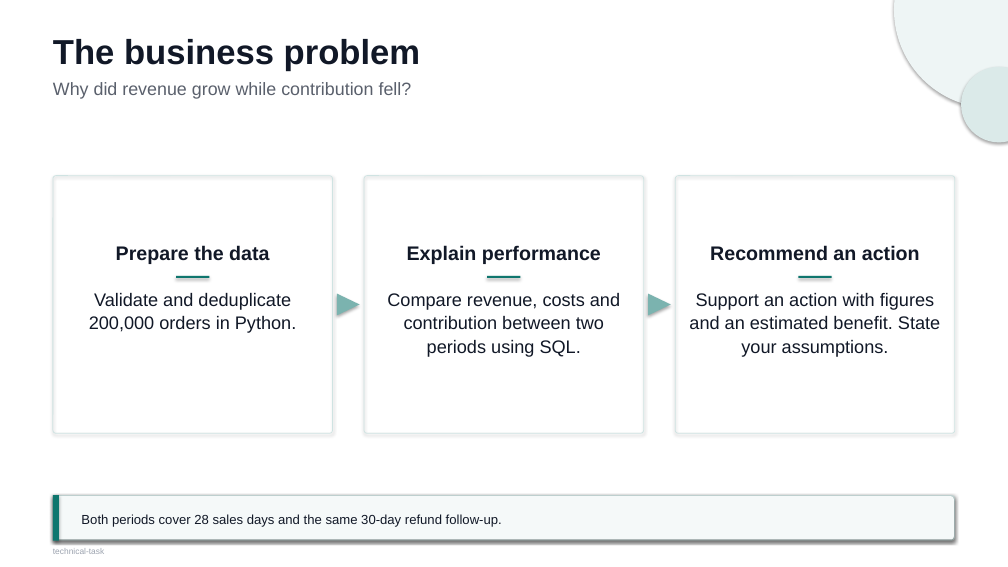
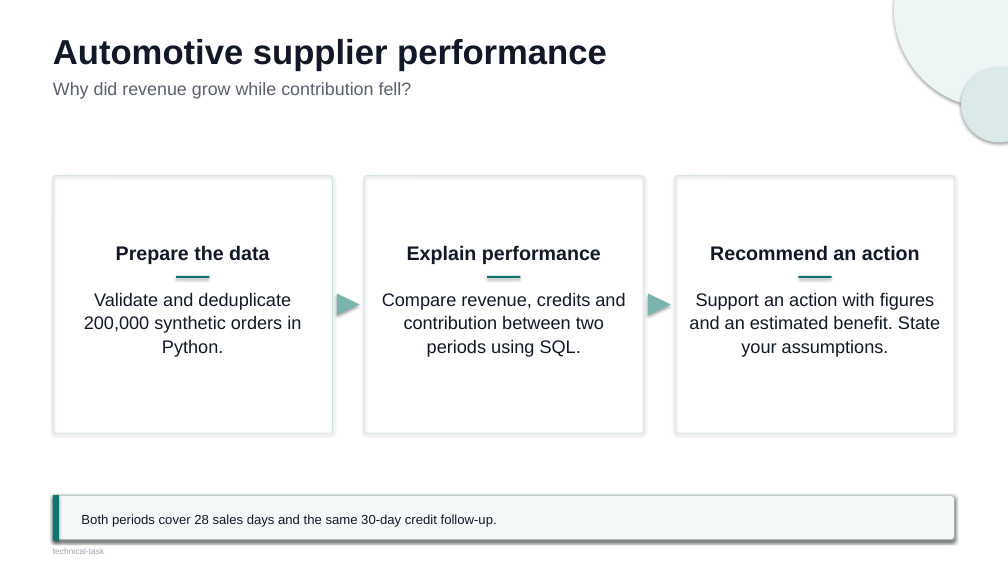
Before and after one commit to Jasonada13/ai-solutions-intern-task, a slide deck: slide 2 of docs/technical-task.pptx. Drawn at 1008x567 pixels with LibreOffice and Linux fonts; fonts in the diff are those of the drawing. Boxes give left, top, right and bottom in pixels: in the first picture for what was removed or moved away, otherwise in the second. Text is boxed around its words. In the diff, an @@ line names an element or a change of style, - is before the commit and + after.

Commit message:
Set the technical task at a fictional automotive supplier

```diff
--- a/docs/technical-task.pptx
+++ b/docs/technical-task.pptx
@@ text at (53, 39, 607, 71): text changed @@
-The business problem
+Automotive supplier performance
@@ text at (84, 293, 301, 357): text changed @@
-Validate and deduplicate 200,000 orders in Python.
+Validate and deduplicate 200,000 synthetic orders in Python.
@@ text at (382, 293, 625, 357): text changed @@
-Compare revenue, costs and contribution between two periods using SQL.
+Compare revenue, credits and contribution between two periods using SQL.
@@ text at (81, 514, 497, 527): text changed @@
-Both periods cover 28 sales days and the same 30-day refund follow-up.
+Both periods cover 28 sales days and the same 30-day credit follow-up.
```
Also in this commit, not shown: 1 other slide changed, 7 other files.
